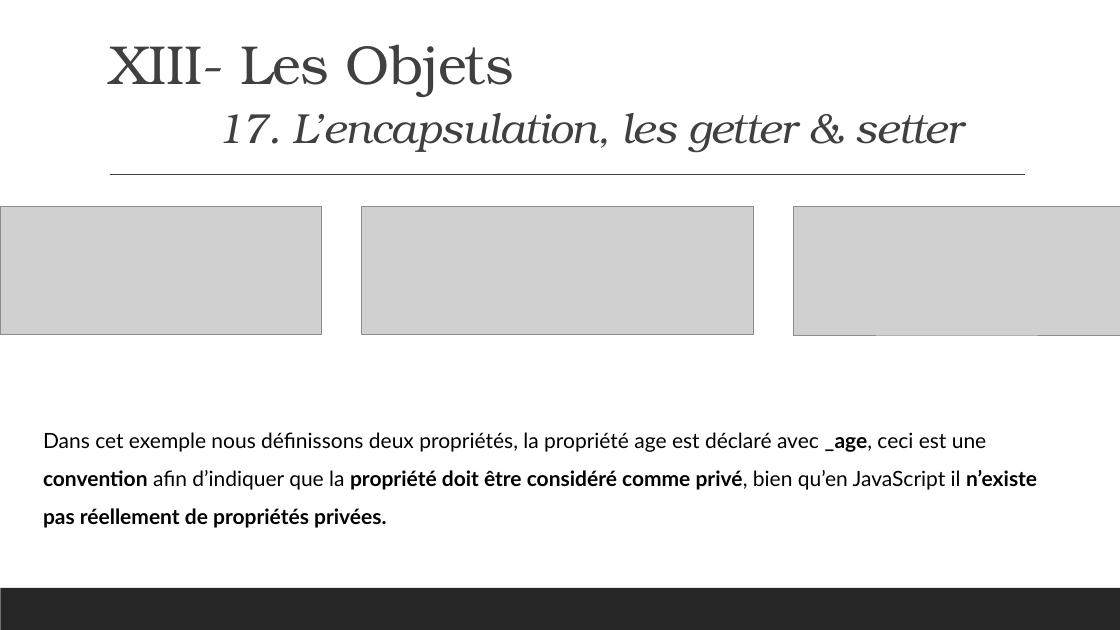
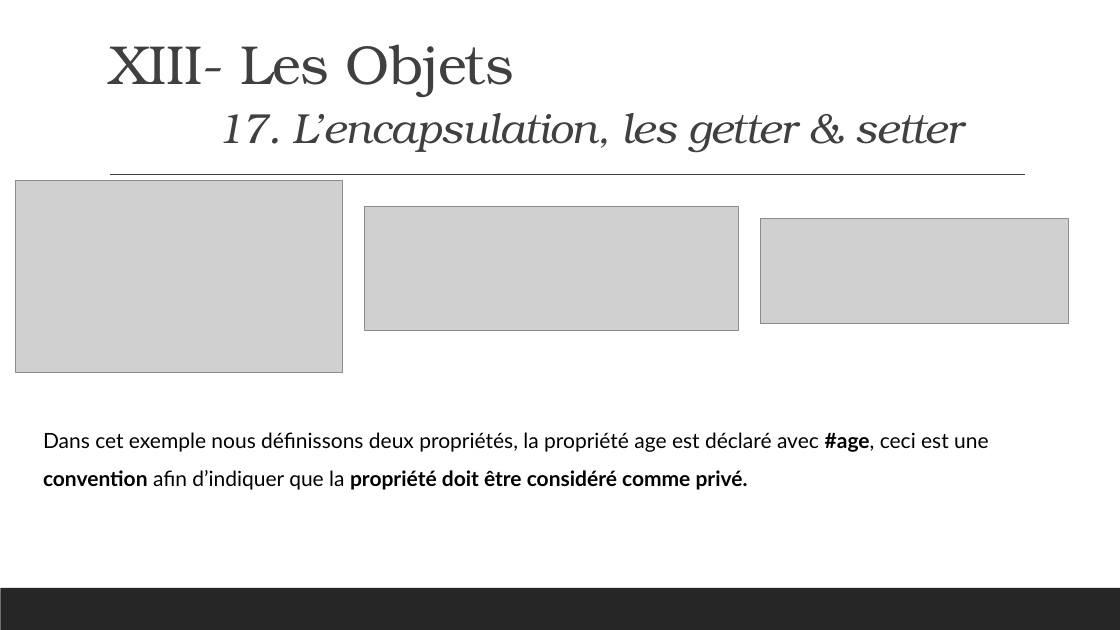
Before and after one commit to bldr4/JavaScript, a slide deck: slide 155 of js.pptx. Drawn at 1120x630 pixels with LibreOffice and Linux fonts; fonts in the diff are those of the drawing; grey boxes stand for pictures. Boxes give left, top, right and bottom in pixels: in the first picture for what was removed or moved away, otherwise in the second. Text is boxed around its words. In the diff, an @@ line names an element or a change of style, - is before the commit and + after.

```diff
--- a/js.pptx
+++ b/js.pptx
@@ picture: place and size @@
-picture at (0, 206, 321, 334)
+picture at (16, 181, 343, 373)
@@ picture: place and size @@
-picture at (362, 206, 754, 334)
+picture at (365, 207, 739, 330)
@@ picture: place and size @@
-picture at (794, 207, 1120, 335)
+picture at (760, 219, 1069, 324)
@@ text at (43, 432, 988, 490): text changed @@
-Dans cet exemple nous définissons deux propriétés, la propriété age est déclaré avec _age, ceci est une convention afin d’indiquer que la propriété doit être considéré comme privé, bien qu’en JavaScript il n’existe pas réellement de propriétés privées.
+Dans cet exemple nous définissons deux propriétés, la propriété age est déclaré avec #age, ceci est une convention afin d’indiquer que la propriété doit être considéré comme privé.
```
Also in this commit, not shown: 5 other slides changed, 8 other files.
